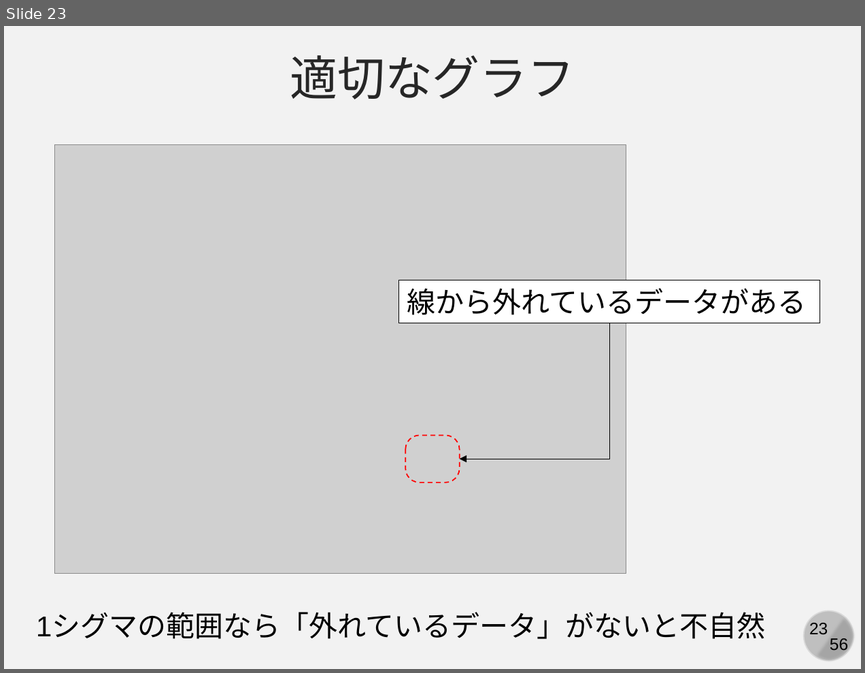
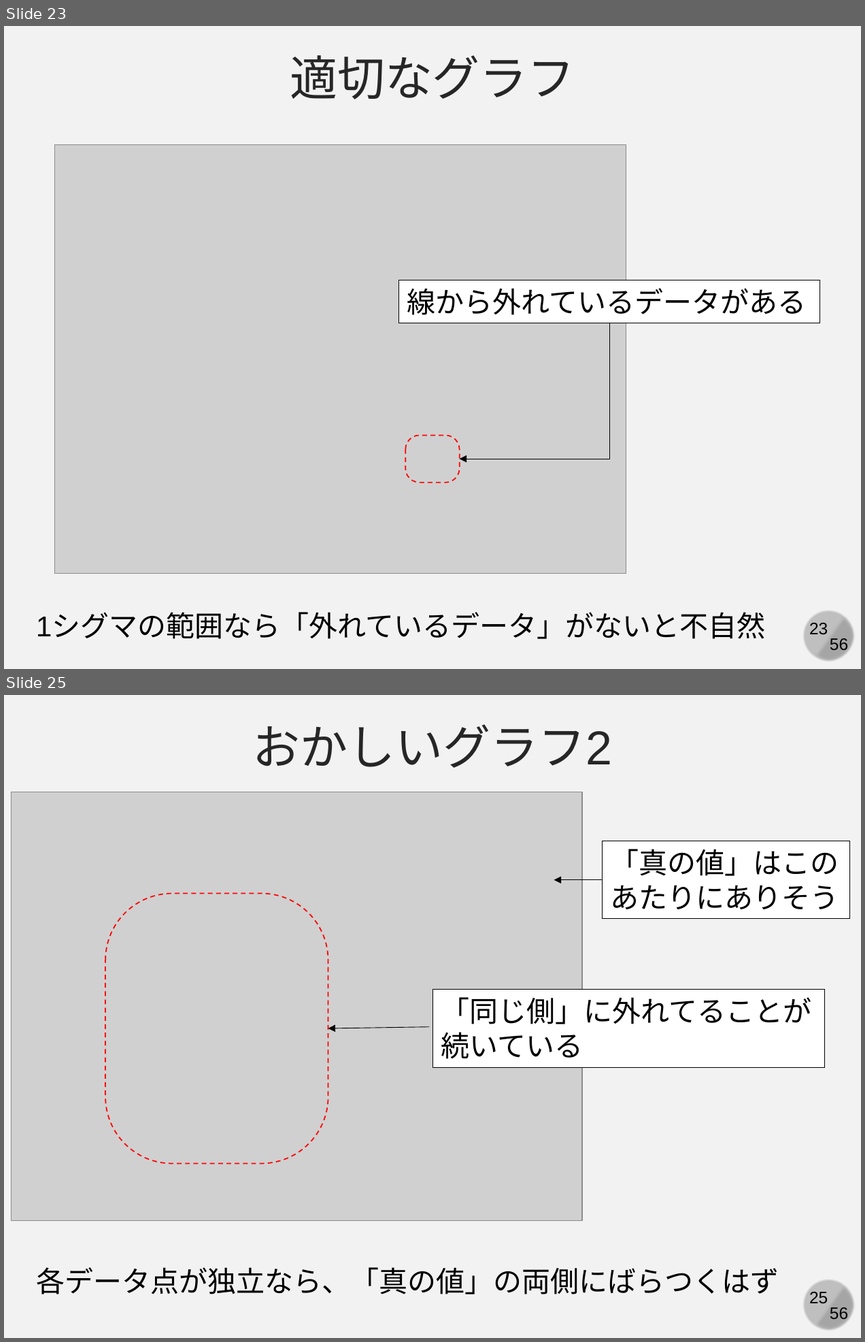
Before and after one commit to kaityo256/simulation_engineering, a slide deck: 03_mc_advanced/simulation03.pptx. Shown one above the other, each under a label of ours: slide 23 before the commit, slides 23 and 25 after it; the slides between them are not shown. The pictures are 865x673 and 865x1342 pixels, drawn with LibreOffice and Linux fonts; fonts in the diff are those of the drawing; grey boxes stand for pictures. Boxes give left, top, right and bottom in pixels: in the first picture for what was removed or moved away, otherwise in the second. Text is boxed around its words. In the diff, an @@ line names an element or a change of style, - is before the commit and + after.

```diff
--- a/03_mc_advanced/simulation03.pptx
+++ b/03_mc_advanced/simulation03.pptx
@@ slide 25 added at (4,695,861,1338), background #F2F2F2; not listed: 4 template elements that a slide beside it also shows @@
@@ text added at (253,724,612,768), 40 pt, text #262626 @@
+おかしいグラフ2
@@ picture added at (11,792,582,1220) @@
@@ rectangle added at (602,841,850,919), fill #FFFFFF, outline #000000 0.75 pt, 24 pt, text #000000 @@
+「真の値」はこの
+あたりにありそう
@@ rounded rectangle added at (105,893,328,1163), outline #FF0000 1 pt dashed @@
@@ arrow added from (602, 880) to (554, 880), #000000 0.5 pt @@
@@ rectangle added at (432,989,825,1068), fill #FFFFFF, outline #000000 0.75 pt, 24 pt, text #000000 @@
+「同じ側」に外れてることが
+続いている
@@ arrow added from (429, 1027) to (328, 1028), #000000 0.5 pt @@
@@ text added at (36,1267,779,1294), 24 pt, text #000000 @@
+各データ点が独立なら、「真の値」の両側にばらつくはず
```
Also in this commit, not shown: 4 slides changed, 5 other slides added, 1 slide removed, 11 other files.
